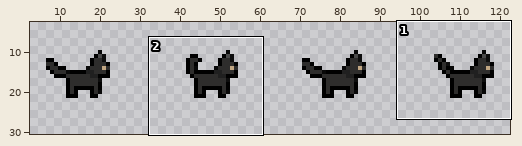
Edited in one commit: sprite sheet (Assets/character/ocheng/Oceng_right_walk.png). Above, an overview of the earlier version with the close-up marked.
Close-up. Before:
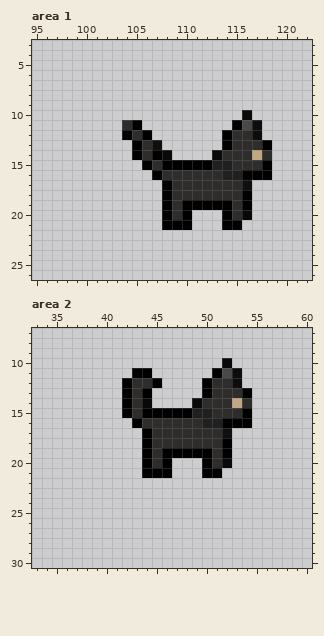
The file is 128x32 pixels. Colours within 5 levels of each other are drawn and written as one. Shown: area 1: x 95..122, y 3..26; area 2: x 33..60, y 7..30. The old version is drawn lined up with the new one. The wide view leaves out empty margins.
New version:
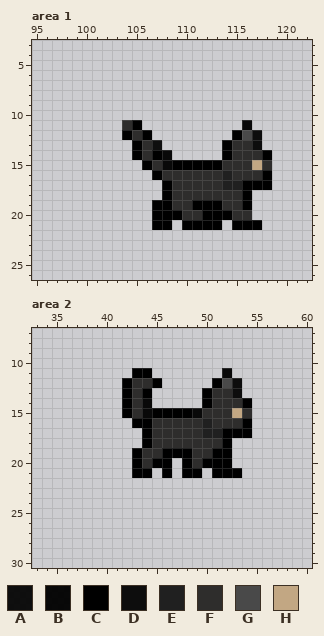
Palette (. is transparent): A #000000ec  B #000000f4  C #000000  D #0d0d0d  E #202020  F #2e2d2c  G #494949  H #c2a783
Change:
whole drawing moved by +0,-10 (the old picture is shown already moved)
Area 1:
Colour C becomes colour B in row 15 at x 108.
Colour G becomes colour B in row 11 at x 116.
The author put colour C in row 17 at x 117 to 118; in row 19 at x 107; in row 20 at x 107 and 112 to 113; in row 21 at x 107, 111 to 113 and 116 to 117.
Colour A becomes colour C in row 17 at x 116.
Colour E becomes colour C in row 15 at x 113.
Colour F becomes colour C in row 12 at x 115; in row 14 at x 114 and 118; in row 20 at x 109.
Colour F becomes colour D in row 13 at x 117.
Colour F becomes colour E in row 17 at x 114 to 115.
The author put colour F in row 20 at x 111.
Colour B becomes colour F in row 20 at x 116.
Colour C becomes colour F in row 15 at x 118; in row 16 at x 116 to 117; in row 19 at x 110 and 114; in row 20 at x 110.
Colour E becomes colour F in row 15 at x 114; in row 16 at x 115.
Colour H becomes colour F in row 14 at x 117.
Colour F becomes colour G in row 12 at x 116.
Colour F becomes colour H in row 15 at x 117.
The author cleared colour B in row 10 at x 116; in row 14 at x 113.
The author cleared colour C in row 11 at x 115; in row 12 at x 114; in row 13 at x 118; in row 21 at x 109 and 114.
The author cleared colour D in row 11 at x 117.
Area 2:
Colour C becomes colour B in row 15 at x 44.
Colour E becomes colour B in row 15 at x 49.
Colour G becomes colour B in row 11 at x 52.
The author put colour C in row 17 at x 53 to 54; in row 19 at x 43; in row 20 at x 43 and 48; in row 21 at x 43, 48 to 49 and 52 to 53.
Colour A becomes colour C in row 17 at x 52.
Colour B becomes colour C in row 20 at x 52.
Colour F becomes colour C in row 12 at x 51; in row 14 at x 50 and 54; in row 16 at x 44; in row 19 at x 51; in row 20 at x 45 and 51.
Colour F becomes colour D in row 13 at x 53.
Colour F becomes colour E in row 17 at x 50 to 51.
The author put colour F in row 20 at x 49.
Colour C becomes colour F in row 15 at x 54; in row 16 at x 52 to 53; in row 19 at x 44 and 49 to 50; in row 20 at x 44.
Colour E becomes colour F in row 15 at x 50; in row 16 at x 51.
Colour H becomes colour F in row 14 at x 53.
Colour F becomes colour G in row 12 at x 52.
Colour F becomes colour H in row 15 at x 53.
The author cleared colour B in row 10 at x 52; in row 14 at x 49.
The author cleared colour C in row 11 at x 51; in row 12 at x 50; in row 13 at x 54; in row 21 at x 45 and 50.
The author cleared colour D in row 11 at x 53.
Pixel boxes of the changes (left, top, right, bottom) in both close-ups:
changed: (152, 110, 272, 230)
changed: (132, 358, 252, 478)
